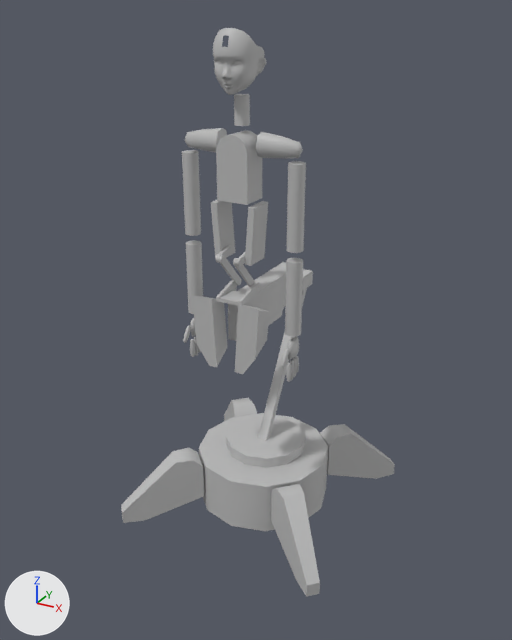
Before and after pictures for a commit that changed the FBX model UnityProject/Alter3/Assets/Alter3/Res/ExternalResources/Model/alter3.fbx.
The view is the same before and after, from a 50 mm camera at (1.013, -1.885, 1.645) aimed at (-0.009, -0.026, 0.715). Lighting does not change. The marker at lower left points along +X, +Y and +Z. Where no turn or scale is listed for an object, it has been applied to the vertices. Vertices at the same position are counted once.

The scene before the commit, as lines of its bpy script (objects in view):
```python
me_mesh = bpy.data.meshes.new('Mesh')
me_mesh.from_pydata(...)  # 108 vertices, 124 faces; spans x -0.381..0.383, y -0.378..0.382, z -0.001..0.243
me_mesh.materials.append(mat_lambert2)  # grey #bcbcbc
me_mesh_001 = bpy.data.meshes.new('Mesh.001')
me_mesh_001.from_pydata(...)  # 24 vertices, 22 faces; spans x -0.031..0.031, y -0.177..0.325, z 0.699..0.841
me_mesh_001.materials.append(mat_lambert2)  # grey #bcbcbc
me_mesh_011 = bpy.data.meshes.new('Mesh.011')
me_mesh_011.from_pydata(...)  # a 12-sided cylinder along z spanning x 0.15..0.199, y -0.165..-0.116, z 0.75..0.981
me_mesh_011.materials.append(mat_lambert2)  # grey #bcbcbc
me_mesh_018 = bpy.data.meshes.new('Mesh.018')
me_mesh_018.from_pydata(...)  # 950 vertices, 952 faces; spans x -0.075..0.075, y -0.231..-0.112, z 1.434..1.6
me_mesh_018.materials.append(mat_lambert2)  # grey #bcbcbc
ob_face = bpy.data.objects.new('Face', me_mesh_018)
ob_face.location = (0.0, 0.013, 0.0)
ob_foundation = bpy.data.objects.new('Foundation', me_mesh)
ob_foundation.location = (0.0, 0.013, 0.0)
ob_leftforearm = bpy.data.objects.new('LeftForeArm', me_mesh_011)
ob_leftforearm.location = (0.0, 0.013, 0.0)
ob_leg2 = bpy.data.objects.new('Leg2', me_mesh_001)
ob_leg2.location = (0.0, 0.013, 0.0)
# also in view: 'RightShoulder' at (-0.127, -0.128, 1.3); 'LeftShoulder' at (0.127, -0.128, 1.3); 'Hip' at (0.0, -0.201, 0.744); 'Spine5' at (0.0, -0.139, 1.235); 'LeftArm' at (0.174, -0.128, 1.135)
```
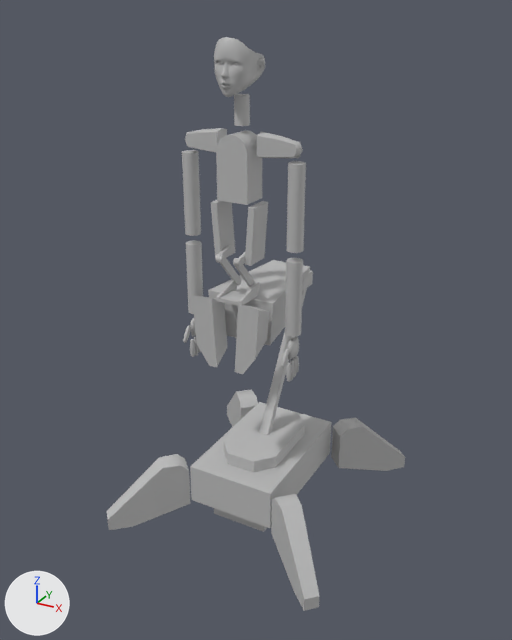
Where the change shows, as pixel boxes (x1, y1, x2, y2) in the pictures (512 x 640 px; the box of a moved part takes in the faces that stretch with it):
'Foundation', reshaped (9% wider, 12% taller): before (121, 398, 395, 597); after (107, 389, 405, 611)
'Leg2', reshaped (23% wider, 9% taller): before (228, 262, 313, 341); after (208, 260, 313, 346)
'Face', reshaped (10% shorter): before (213, 28, 267, 95); after (214, 37, 265, 97)
part 1 of me_mesh, rebuilt (25% taller): before (226, 416, 305, 468); after (224, 407, 305, 472)
part 2 of me_mesh, rebuilt (10% wider, 10% taller): before (199, 413, 328, 531); after (190, 402, 332, 532)
part 3 of me_mesh, rebuilt: before (271, 484, 320, 597); after (271, 494, 320, 611)
part 4 of me_mesh, rebuilt: before (121, 448, 204, 523); after (107, 454, 191, 530)
part 5 of me_mesh, rebuilt: before (224, 398, 257, 421); after (227, 389, 258, 427)
part 6 of me_mesh, rebuilt: before (320, 424, 395, 479); after (331, 418, 405, 471)
part 7 of me_mesh_001, moved or reshaped: before (228, 262, 286, 341); after (208, 260, 310, 346)

Edits to the bpy script that builds the scene:
```text
Change me_mesh_018:
    used by ob_face; location = (0.0, 0.013, 0.0)
    remove me_mesh_018.from_pydata(...)  # 950 vertices, 952 faces; spans x -0.075..0.075, y -0.231..-0.112, z 1.434..1.6
    add me_mesh_018.from_pydata(...)  # 1140 vertices, 1199 faces; spans x -0.069..0.069, y -0.237..-0.109, z 1.43..1.577
    me_mesh_018 part 8: 949 vertices removed from x -0.075..0.075, y -0.231..-0.112, z 1.434..1.6; 1139 vertices added at x -0.069..0.069, y -0.237..-0.109, z 1.43..1.577
Change me_mesh_001:
    where me_mesh_001.from_pydata(...)  # 24 vertices, 22 faces; spans x -0.031..0.031, y -0.177..0.325, z 0.699..0.841
    used by ob_leg2; location = (0.0, 0.013, 0.0)
    me_mesh_001 part 7: the 1 vertex in x 0.031, y -0.177, z 0.841 is moved by (0.083, 0.02, 0.0)
Change me_mesh:
    used by ob_foundation; location = (0.0, 0.013, 0.0)
    remove me_mesh.from_pydata(...)  # 108 vertices, 124 faces; spans x -0.381..0.383, y -0.378..0.382, z -0.001..0.243
    add me_mesh.from_pydata(...)  # 90 vertices, 90 faces; spans x -0.404..0.404, y -0.433..0.449, z 0.0..0.261
    me_mesh part 1: the loose piece of 26 vertices spanning x -0.141..0.141, y -0.125..0.157, z 0.207..0.243 is rebuilt with 18 vertices and now spans x -0.102..0.102, y -0.165..0.186, z 0.217..0.261
    me_mesh part 2: the loose piece of 26 vertices spanning x -0.232..0.232, y -0.232..0.232, z 0.022..0.206 is rebuilt with 16 vertices and now spans x -0.154..0.154, y -0.24..0.255, z 0.0..0.218
    me_mesh part 3: the loose piece of 14 vertices spanning x 0.134..0.383, y -0.378..-0.129, z -0.001..0.224 is rebuilt with 14 vertices and now spans x 0.159..0.404, y -0.433..-0.188, z 0.0..0.225
    me_mesh part 4: the loose piece of 14 vertices spanning x -0.381..-0.132, y -0.378..-0.129, z -0.001..0.224 is rebuilt with 14 vertices and now spans x -0.404..-0.159, y -0.433..-0.188, z 0.0..0.225
    me_mesh part 5: the loose piece of 14 vertices spanning x -0.381..-0.131, y 0.133..0.382, z -0.001..0.224 is rebuilt with 14 vertices and now spans x -0.404..-0.159, y 0.204..0.449, z 0.0..0.225
    me_mesh part 6: the loose piece of 14 vertices spanning x 0.134..0.383, y 0.132..0.381, z -0.001..0.224 is rebuilt with 14 vertices and now spans x 0.159..0.404, y 0.204..0.449, z 0.0..0.225
```
